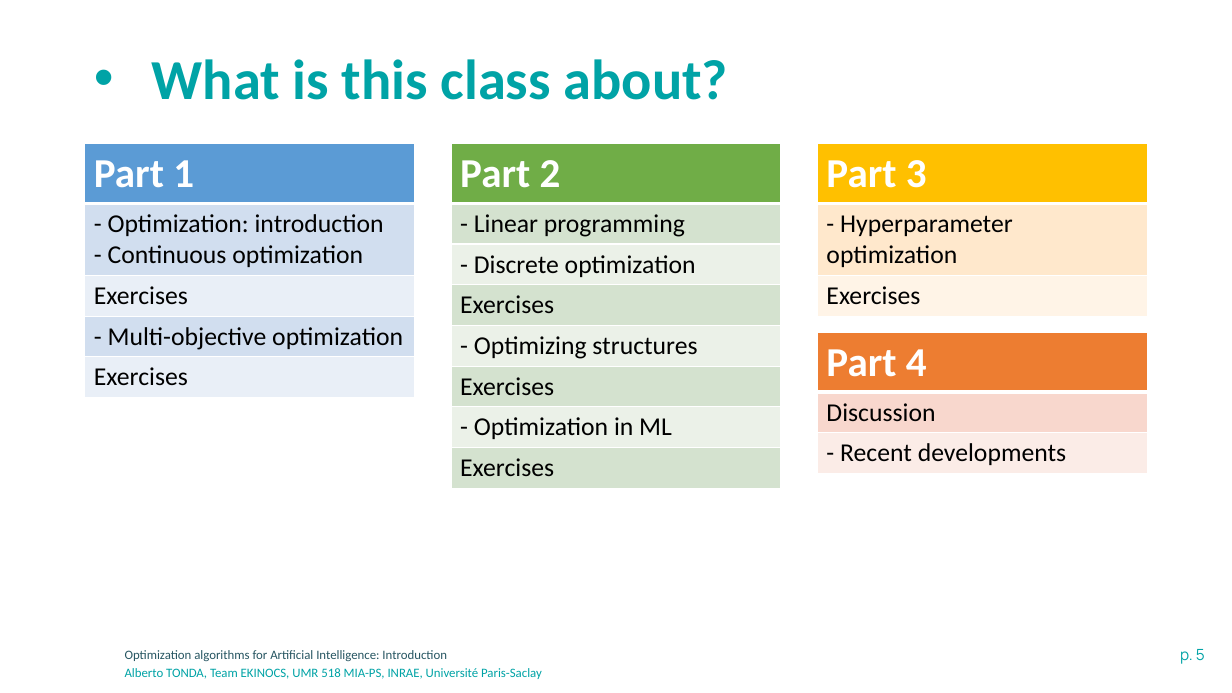
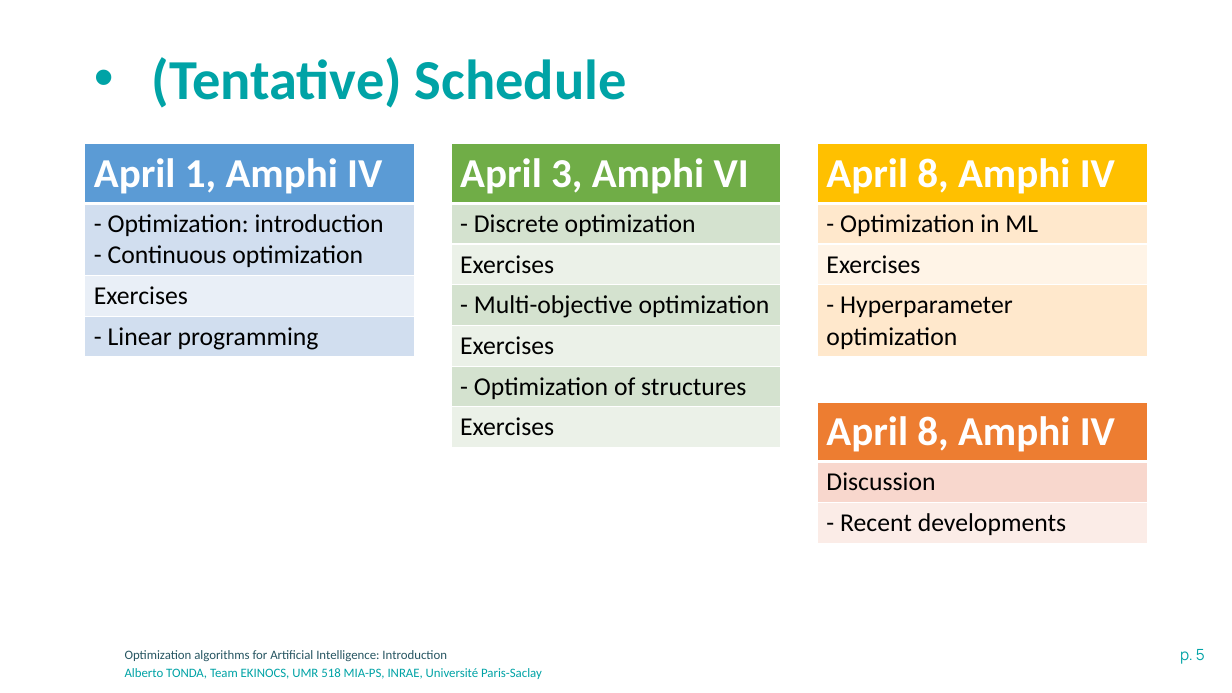
Before and after one commit to albertotonda/teaching, a slide deck: slide 5 of optimization-methods-for-artificial-intelligence/introduction.pptx. Drawn at 1232x693 pixels with LibreOffice and Linux fonts; fonts in the diff are those of the drawing; background and template pictures are left out. Boxes give left, top, right and bottom in pixels: in the first picture for what was removed or moved away, otherwise in the second. Text is boxed around its words. In the diff, an @@ line names an element or a change of style, - is before the commit and + after.

Commit message:
Modifications to slides for 2025 class

```diff
--- a/optimization-methods-for-artificial-intelligence/introduction.pptx
+++ b/optimization-methods-for-artificial-intelligence/introduction.pptx
@@ title at [152,57,627,108]: text changed @@
-• What is this class about?
+• (Tentative) Schedule
@@ table at [85,144,415,354] @@
-row 1, column 1: Part 1
+row 1, column 1: April 1, Amphi IV
-row 4: - Multi-objective optimization
-row 5: Exercises
+row 4: - Linear programming
@@ table at [451,144,781,443] @@
-row 1: Part 2
-row 2: - Linear programming
+row 1: April 3, Amphi VI
-row 4, column 1: - Optimizing structures
+row 4, column 1: - Multi-objective optimization
-row 6, column 1: - Optimization in ML
+row 6, column 1: - Optimization of structures
@@ table at [818,144,1148,354] @@
-row 1: Part 3
+row 1: April 8, Amphi IV
+row 2: - Optimization in ML
+row 3: Exercises
-row 3: Exercises
@@ table at [818,402,1148,541] @@
-row 1, column 1: Part 4
+row 1, column 1: April 8, Amphi IV
@@ table: place and size @@
-table at [818,333,1148,471]
+table at [818,402,1148,541]
```
Also in this commit, not shown: 5 other slides changed, 6 slides added, 9 other files.
